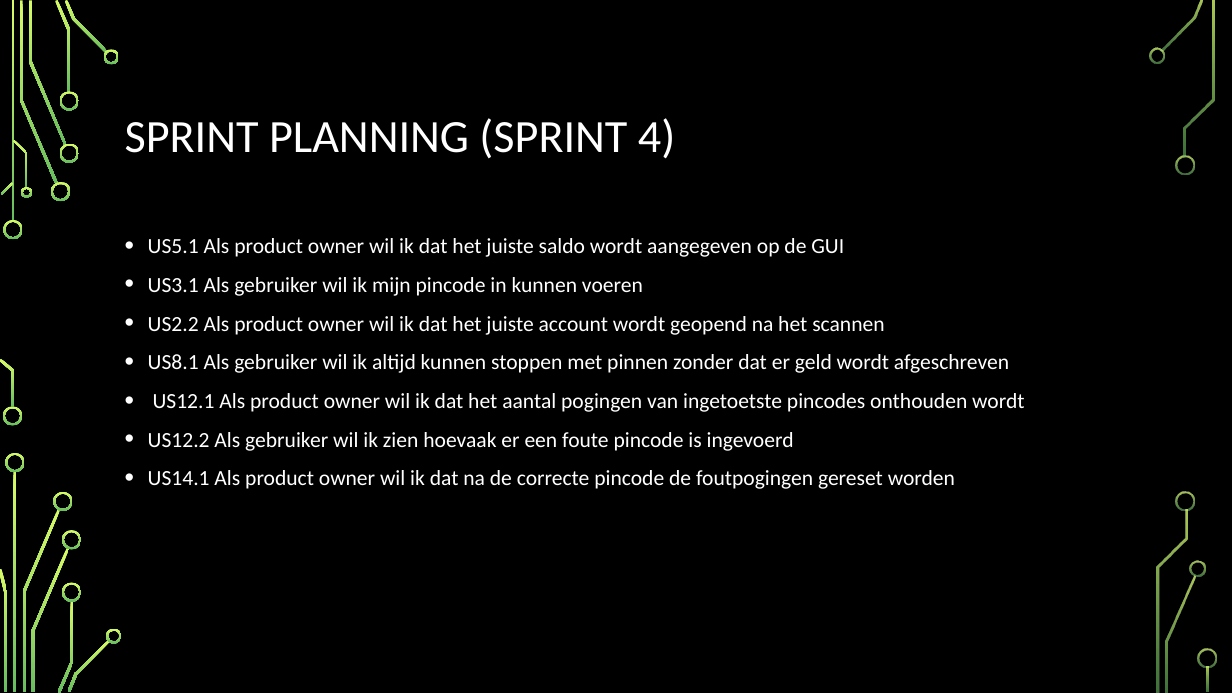
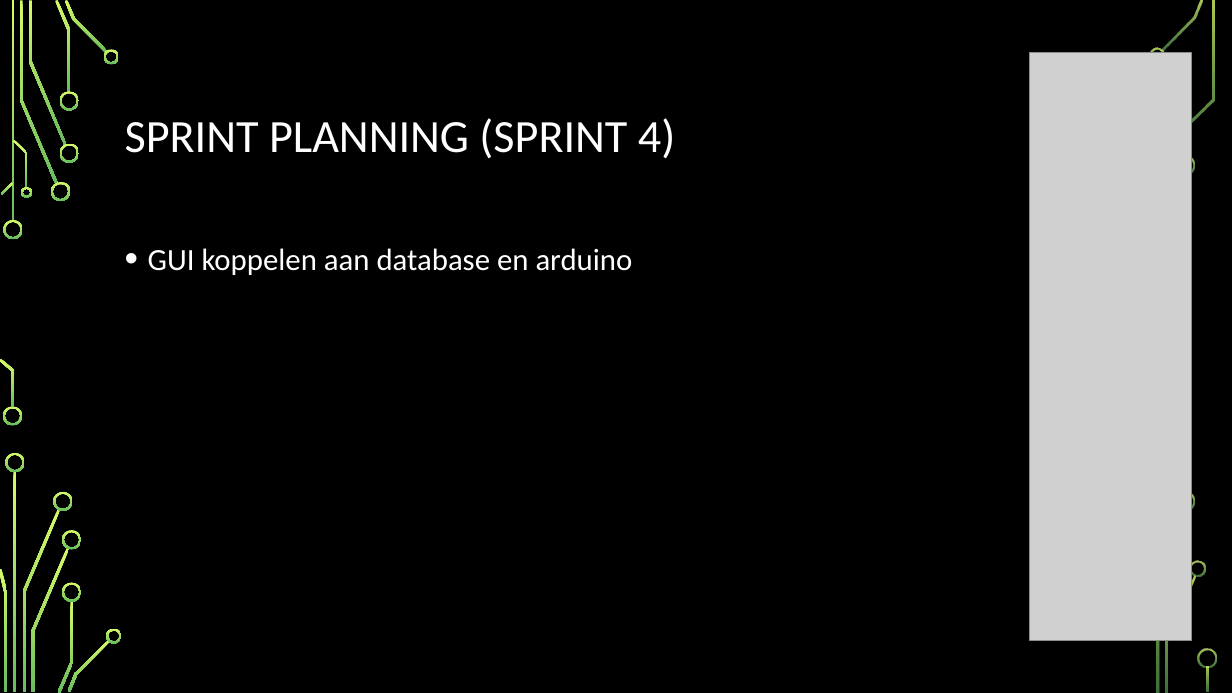
Before and after one commit to Jelle-Beek/Bank, a slide deck: slide 3 of PO meeting/PO Meeting Sprint 3 .pptx. Drawn at 1232x693 pixels with LibreOffice and Linux fonts; fonts in the diff are those of the drawing; grey boxes stand for pictures; background and template pictures are left out. Boxes give left, top, right and bottom in pixels: in the first picture for what was removed or moved away, otherwise in the second. Text is boxed around its words. In the diff, an @@ line names an element or a change of style, - is before the commit and + after.

```diff
--- a/PO meeting/PO Meeting Sprint 3 .pptx
+++ b/PO meeting/PO Meeting Sprint 3 .pptx
@@ picture added at box(1030, 53, 1192, 640) @@
@@ text at box(148, 248, 633, 275): text changed; size 16.8 to 24 pt @@
-• US5.1 Als product owner wil ik dat het juiste saldo wordt aangegeven op de GUI
-• US3.1 Als gebruiker wil ik mijn pincode in kunnen voeren
-• US2.2 Als product owner wil ik dat het juiste account wordt geopend na het scannen
-• US8.1 Als gebruiker wil ik altijd kunnen stoppen met pinnen zonder dat er geld wordt afgeschreven
-• US12.1 Als product owner wil ik dat het aantal pogingen van ingetoetste pincodes onthouden wordt
-• US12.2 Als gebruiker wil ik zien hoevaak er een foute pincode is ingevoerd
-• US14.1 Als product owner wil ik dat na de correcte pincode de foutpogingen gereset worden
+• GUI koppelen aan database en arduino
```
Also in this commit, not shown: 1 other slide changed.
